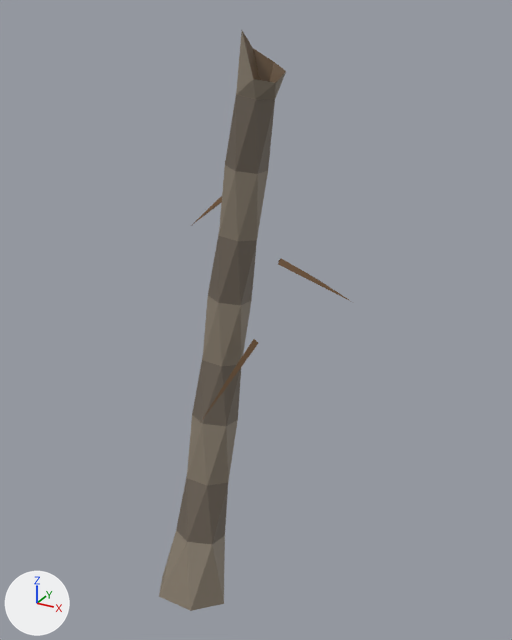
One commit to the FBX model FBX/SM_Palm_Dead_A.fbx: the scene before it, then after it.
Rendered twice from a camera (50 mm lens) standing at (3.12, -4.38, 5.24) and looking at (0.42, 0.53, 2.79). The axes (+X, +Y, +Z) are drawn at lower left. The lights are the same throughout. The first picture is the older version. Objects named as collision shapes, trigger or cutter boxes, shadow casters or lower levels of detail are left out. Where no turn or scale is listed for an object, it has been applied to the vertices.

In view in the first picture: 'SM_Palm_Dead_A_LOD0'.
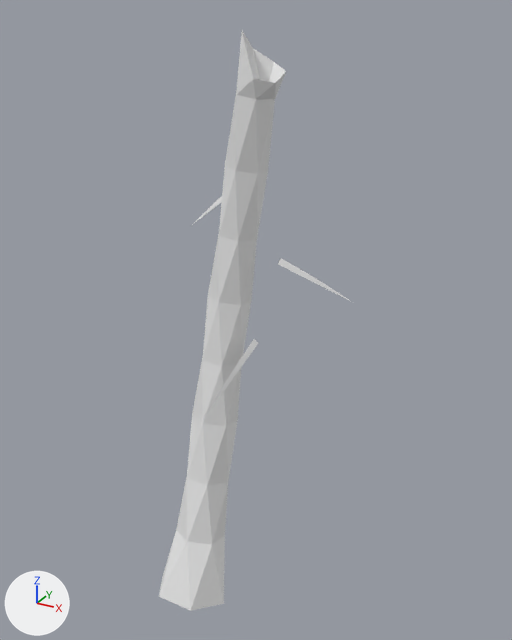
Location of each change, (x1, y1, x2, y2) in pixels of the pictures (512 x 640 px):
'SM_Palm_Dead_A_LOD0', recoloured (brown to white): (159, 31, 352, 611) in both

Edits to the bpy script that builds the scene:
```text
Change mat_mi_palm_husk:
    mat_mi_palm_husk.base_color: (0.13, 0.08, 0.04) -> (0.8, 0.8, 0.8)  # brown #655038 -> white #e7e7e7
Change mat_mi_palm_trunka:
    mat_mi_palm_trunka.base_color: (0.24, 0.2, 0.15) -> (0.8, 0.8, 0.8)  # brown #867c6c -> white #e7e7e7
Change mat_mi_palm_trunkb:
    mat_mi_palm_trunkb.base_color: (0.16, 0.13, 0.1) -> (0.8, 0.8, 0.8)  # brown #6f6559 -> white #e7e7e7
Change mat_mi_palm_dead:
    mat_mi_palm_dead.base_color: (0.17, 0.09, 0.035) -> (0.8, 0.8, 0.8)  # brown #735535 -> white #e7e7e7
```
